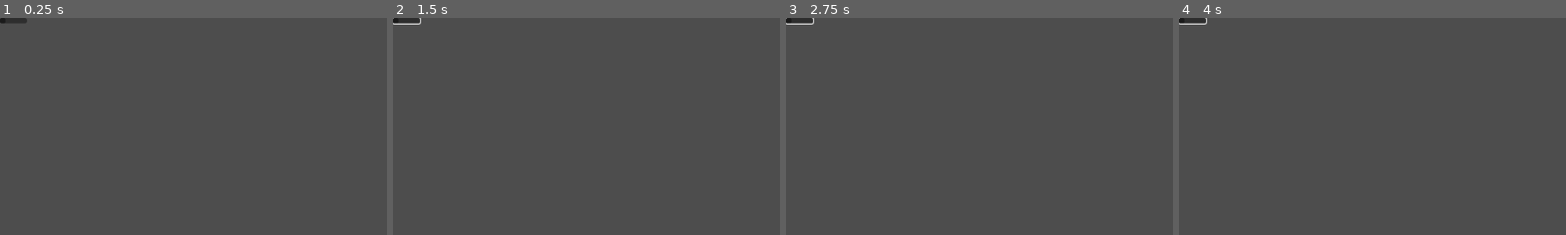
Above: before the commit, frames 1-4 (left to right).
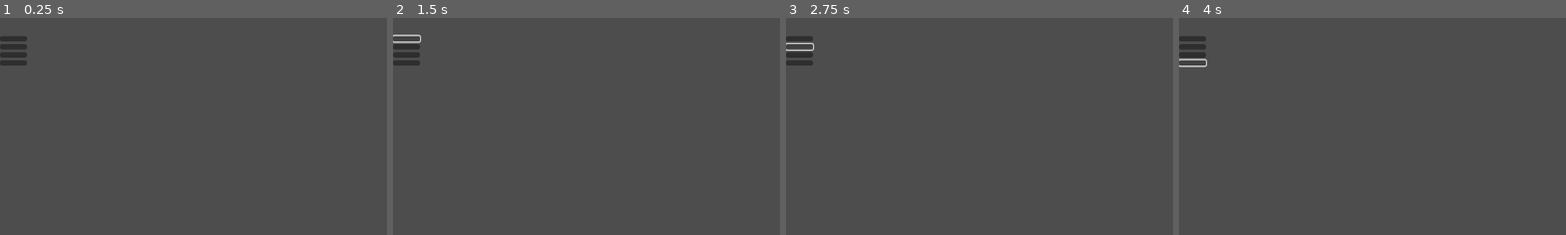
Above: after the commit, the same moments.

Repository: sewtotaleye/The-Moth-Inside
Game: Godot game, scene res://scenes/quiz/quiz_scene.tscn
The game is run twice, just before and just after one commit, with the same random seed, the same clock (stepped at 60 frames per second) and the same inputs. The project has no main scene, so this scene is started directly.
Inputs (mouse positions are % of the whole screen's width and height, from its top left):
- Up to frame 1 (0.25 s): no input
- Up to frame 2 (1.5 s): click (2, 1) at 0.52 s; click (2, 5) at 1.27 s
- Up to frame 3 (2.75 s): click (2, 7) at 2.02 s
- Up to frame 4 (4 s): click (2, 8) at 2.77 s; click (2, 10) at 3.52 s
The pictures show only the part of the screen within x 0-50%, y 0-50%; the shares and areas given below are measured in that part.

The runs differ from the first frame. In frame 1, 0.8% of the frame differs, in the area x 0-8%, y 0-22%; in frame 2, 0.8%; in frame 3, 0.8%; in frame 4, 0.8%.
Error after the commit: Invalid assignment of property or key 'txt' with value of type 'String' on a base object of type 'null instance'. (res://scripts/quiz.gd:25)

Commit message:
started question system build - havent tested
untested but no errors

Diff:
--- a/the-moth-inside/scenes/quiz/quiz_scene.tscn
+++ b/the-moth-inside/scenes/quiz/quiz_scene.tscn
@@ -1,33 +1,28 @@
-[gd_scene format=3 uid="uid://cwdmrbq44isnx"]
+[gd_scene load_steps=2 format=3 uid="uid://cwdmrbq44isnx"]
+
+[ext_resource type="Script" uid="uid://8l7ilyiqu3jg" path="res://scripts/quiz.gd" id="1_llmhn"]
 
 [node name="QuizScene" type="Control"]
 layout_mode = 3
 anchors_preset = 0
+script = ExtResource("1_llmhn")
 
 [node name="VBoxContainer" type="VBoxContainer" parent="."]
 layout_mode = 0
 offset_right = 40.0
 offset_bottom = 40.0
 
-[node name="Button" type="Button" parent="VBoxContainer"]
+[node name="Question" type="Label" parent="VBoxContainer"]
 layout_mode = 2
 
-[node name="Button" type="Button" parent="VBoxContainer/Button"]
-layout_mode = 0
-offset_right = 8.0
-offset_bottom = 8.0
+[node name="Answer1" type="Button" parent="VBoxContainer"]
+layout_mode = 2
 
-[node name="Button" type="Button" parent="VBoxContainer/Button/Button"]
-layout_mode = 0
-offset_right = 8.0
-offset_bottom = 8.0
+[node name="Answer2" type="Button" parent="VBoxContainer"]
+layout_mode = 2
 
-[node name="Button" type="Button" parent="VBoxContainer/Button/Button/Button"]
-layout_mode = 0
-offset_right = 8.0
-offset_bottom = 8.0
+[node name="Answer3" type="Button" parent="VBoxContainer"]
+layout_mode = 2
 
-[node name="Label" type="Label" parent="VBoxContainer/Button/Button/Button/Button"]
-layout_mode = 0
-offset_right = 40.0
-offset_bottom = 23.0
+[node name="Answer4" type="Button" parent="VBoxContainer"]
+layout_mode = 2
--- a/the-moth-inside/scripts/quiz.gd
+++ b/the-moth-inside/scripts/quiz.gd
@@ -1 +1,47 @@
 extends Node
+var questions = []
+var current_question = 0
+var traits = {} #player earned traits for fnl mothhhh
+
+@onready var question_label = $VBoxContainer/Label
+@onready var answer_buttons = [
+	$VBoxContainer/Answer1,
+	$VBoxContainer/Answer2,
+	$VBoxContainer/Answer3,
+	$VBoxContainer/Answer4
+]
+func _ready():
+	load_questions()
+	display_question()
+
+func load_questions():
+	var file = FileAccess.open("res://data/questions.json", FileAccess.READ)
+	if file:
+		var content = file.get_as_text()
+		questions = JSON.parse_string(content)
+
+func display_question():
+	var q = questions[current_question]
+	question_label.txt = q["question"]
+
+	for i in range(answer_buttons.size()):
+		var answer = q["answers"][i]
+		answer_buttons[i].text = answer["text"]
+		answer_buttons[i].disconnect("pressed", self, "_on_answer_pressed")
+		answer_buttons[i].connect("pressed", Callable(self, "_on_answer_pressed").bind(i))
+func _on_answer_pressed(answer_index):
+	var selected = questions[current_question]["answers"][answer_index]
+	for traits in selected["traits"]:
+		if !traits.has(traits):
+			traits[traits] = 1
+		else:
+			traits[traits] += 1
+	current_question += 1
+	if current_question < questions.size():
+		display_question()
+	else:
+		show_result()
+
+func show_result():
+	var main = get_tree().get_root().get_node("main")
+	main.load_result(traits)
